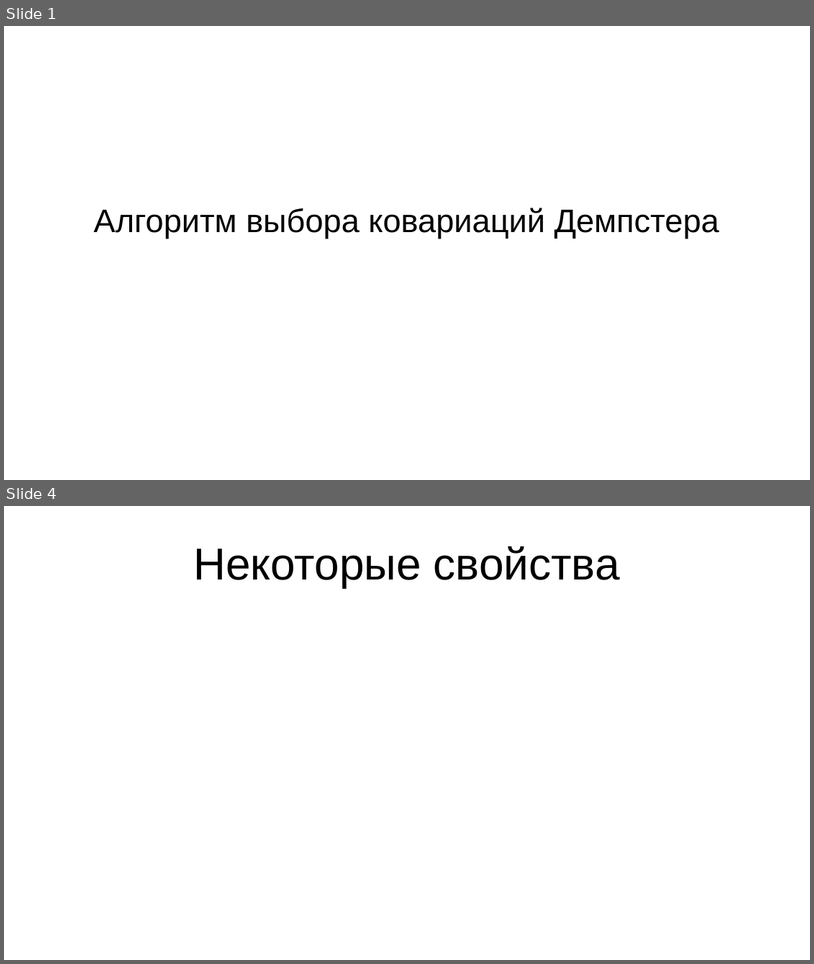
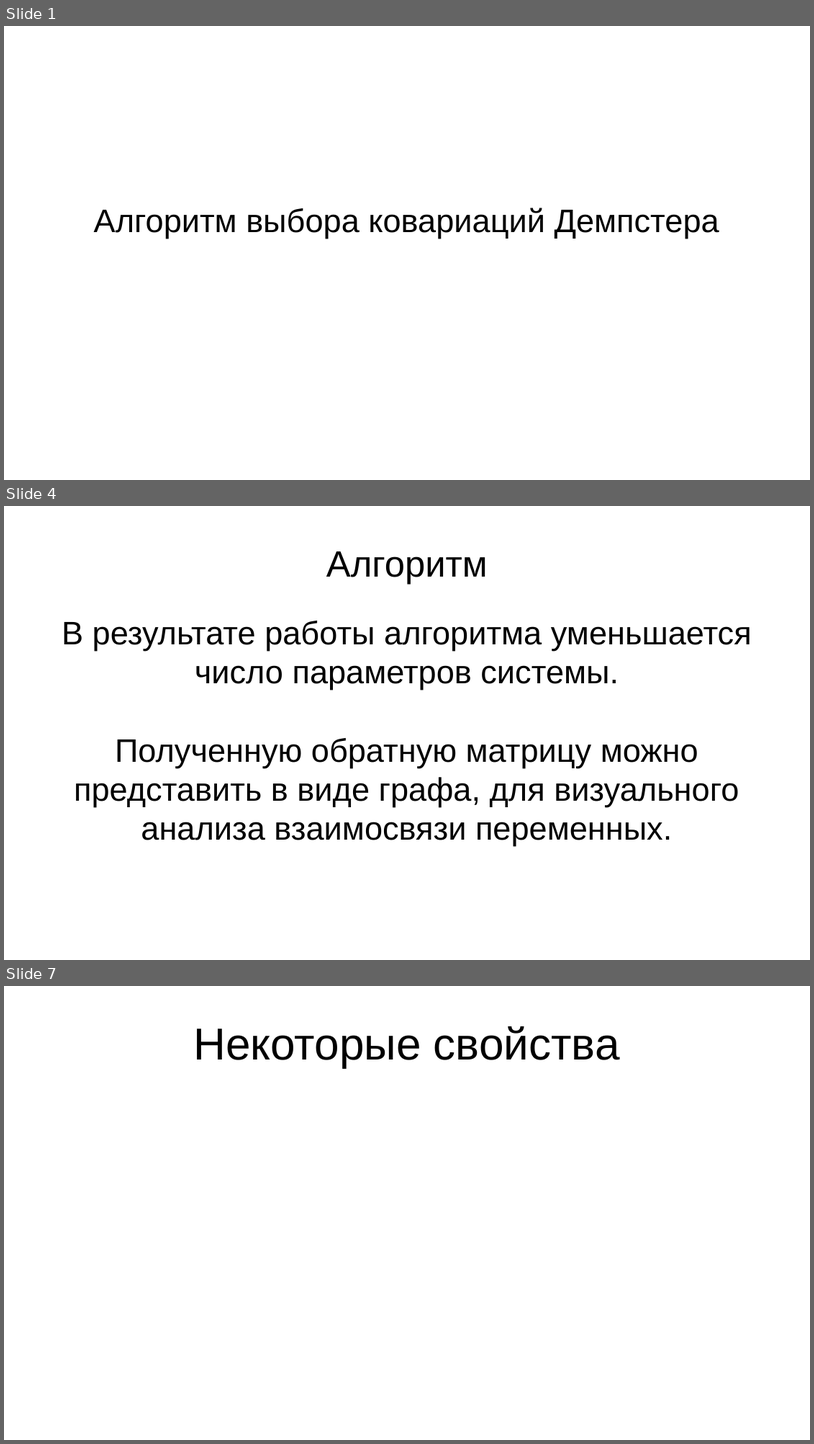
Before and after one commit to Apollon76/dempster_algorithm, a slide deck: Презентация.pptx. Shown one above the other, each under a label of ours: slides 1 and 4 before the commit, slides 1, 4 and 7 after it; the slides between them are not shown. The pictures are 814x964 and 814x1444 pixels, drawn with LibreOffice and Linux fonts; fonts in the diff are those of the drawing. Boxes give left, top, right and bottom in pixels: in the first picture for what was removed or moved away, otherwise in the second. Text is boxed around its words. In the diff, an @@ line names an element or a change of style, - is before the commit and + after.

```diff
--- a/Презентация.pptx
+++ b/Презентация.pptx
@@ slide 4 added at [4,506,810,960], background #FFFFFF @@
@@ text added at [327,551,488,584], 36 pt, text #000000 @@
+Алгоритм
@@ text added at [62,620,752,846], 32 pt, text #000000 @@
+В результате работы алгоритма уменьшается число параметров системы.
+Полученную обратную матрицу можно представить в виде графа, для визуального анализа взаимосвязи переменных.
@@ what was slide 4 is now slide 7 @@
```
Also in this commit, not shown: 1 slide changed, 3 other slides added, 1 slide removed.
